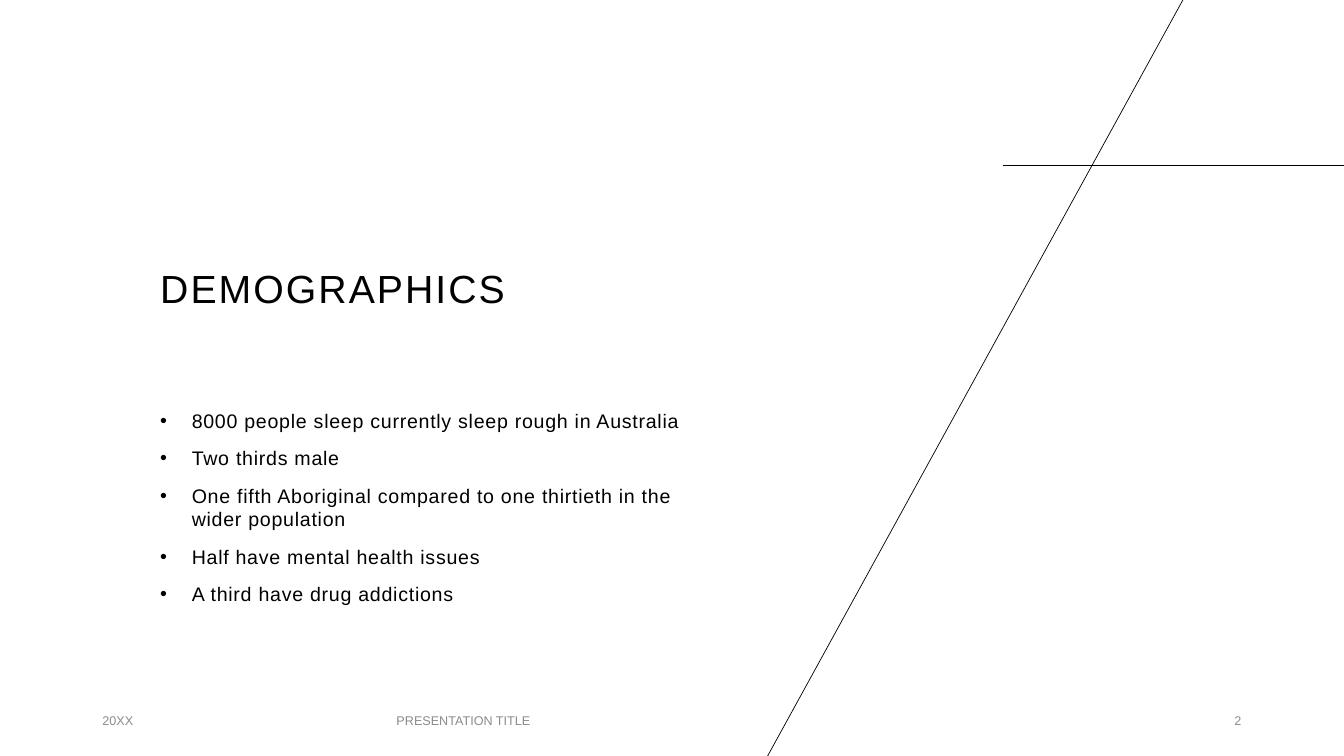
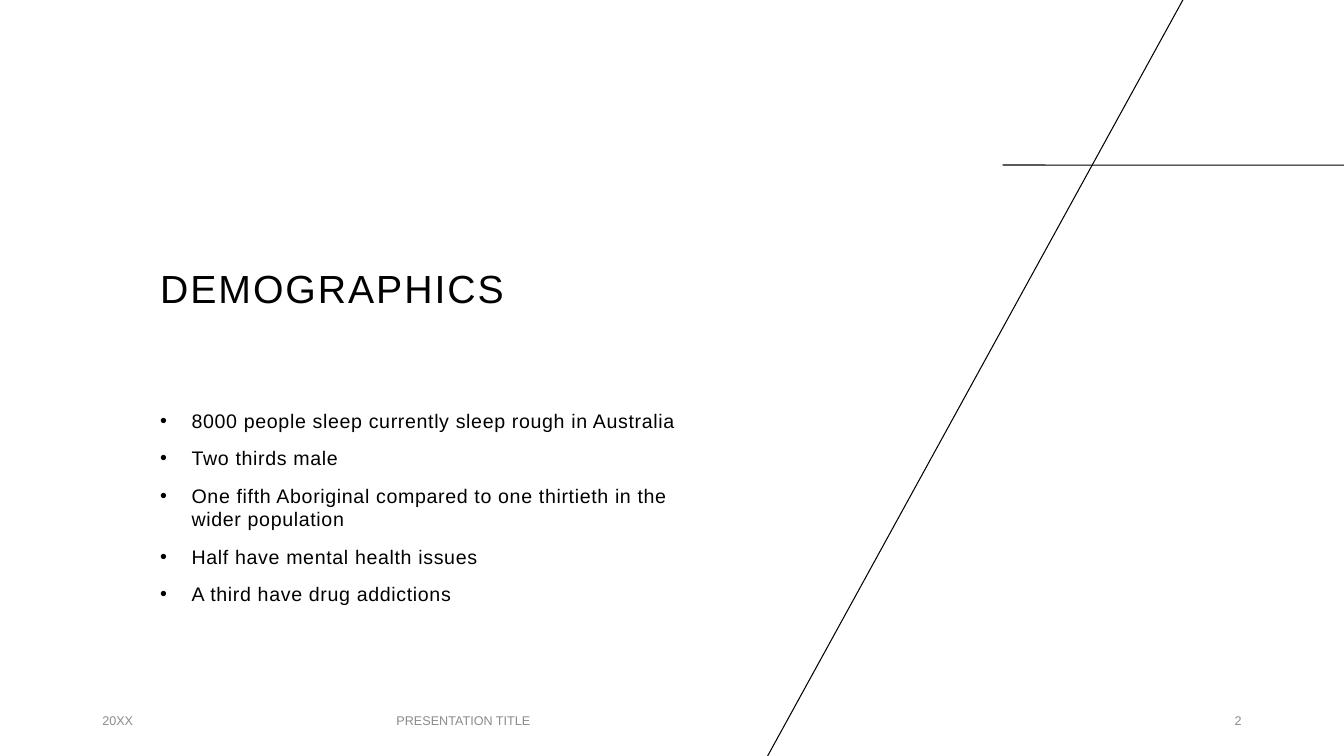
Before and after one commit to CrypticEntity/schoolwork9-10, a slide deck: slide 2 of Humanities/Geography/Homelessness.pptx. Drawn at 1344x756 pixels with LibreOffice and Linux fonts; fonts in the diff are those of the drawing. Boxes give left, top, right and bottom in pixels: in the first picture for what was removed or moved away, otherwise in the second. Text is boxed around its words. In the diff, an @@ line names an element or a change of style, - is before the commit and + after.

```diff
--- a/Humanities/Geography/Homelessness.pptx
+++ b/Humanities/Geography/Homelessness.pptx
@@ line (1185, 0) - (766, 756): stroke #000000 0.5 pt to #000000 0.75 pt @@
@@ line (1003, 165) - (1344, 165): stroke #000000 0.5 pt to #000000 0.75 pt @@
@@ text "8000 people sleep currently sleep ..." rewrapped from [192, 413, 678, 605] to [192, 413, 674, 605] @@
```
Also in this commit, not shown: 3 other slides changed, 1 slide added, 11 slides removed, 7 other files.
